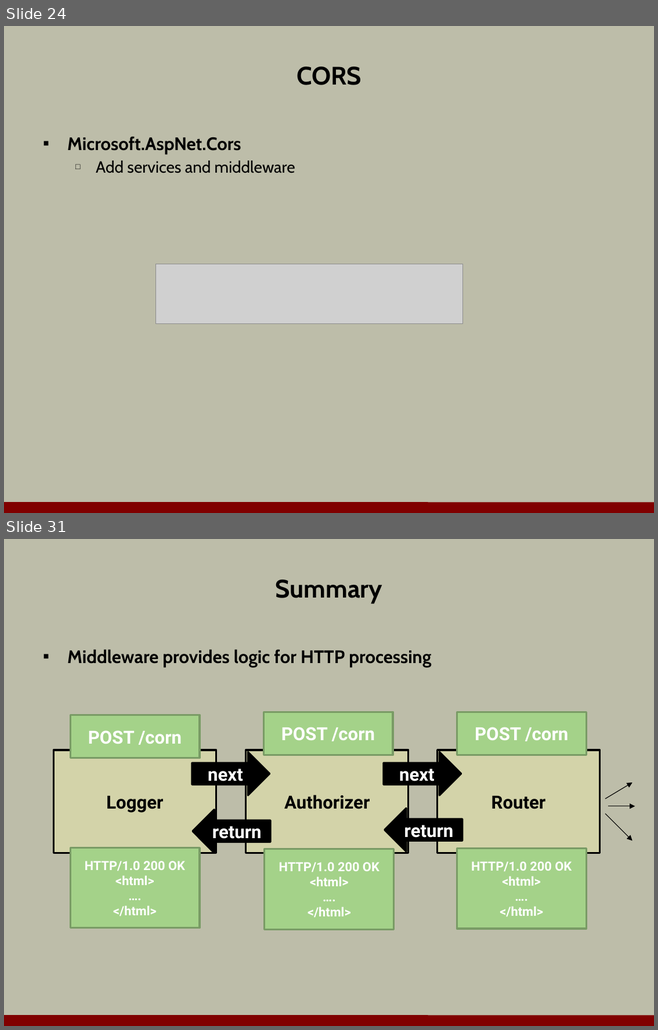
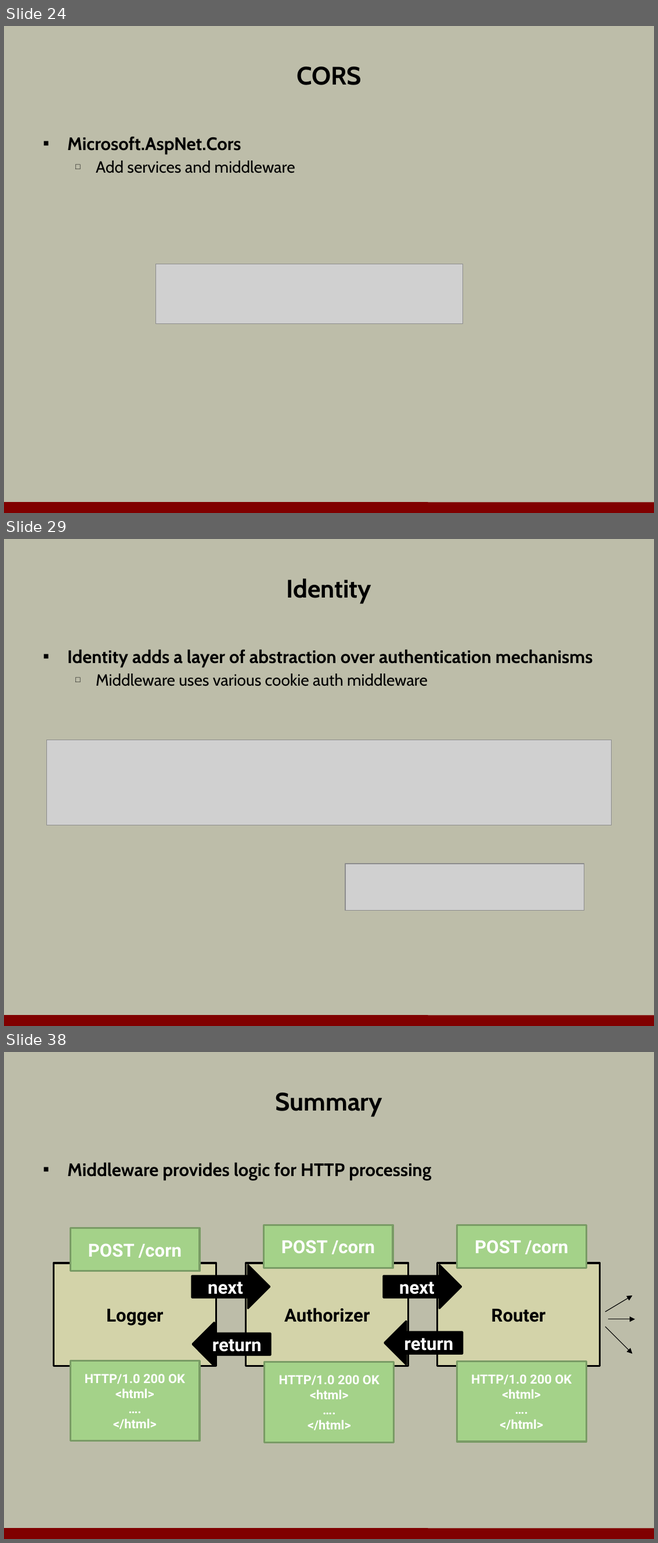
Before and after one commit to OdeToCode/classes, a slide deck: aspnet5/slides/a1_middleware.pptx. Shown one above the other, each under a label of ours: slides 24 and 31 before the commit, slides 24, 29 and 38 after it; the slides between them are not shown. The pictures are 658x1030 and 658x1543 pixels, drawn with LibreOffice and Linux fonts; fonts in the diff are those of the drawing; grey boxes stand for pictures; background and template pictures are left out. Boxes give left, top, right and bottom in pixels: in the first picture for what was removed or moved away, otherwise in the second. Text is boxed around its words. In the diff, an @@ line names an element or a change of style, - is before the commit and + after.

Commit message:
middleware slides complete

```diff
--- a/aspnet5/slides/a1_middleware.pptx
+++ b/aspnet5/slides/a1_middleware.pptx
@@ slide 29 added at <box>4,539,654,1026</box>, background #BDBDA9; not listed: 1 template element that a slide beside it also shows @@
@@ title added at <box>286,578,371,603</box>, 28 pt, text #000000, bold @@
+Identity
@@ text added at <box>67,649,593,686</box>, 20 pt, text #000000, bold @@
+▪ Identity adds a layer of abstraction over authentication mechanisms
+  □ Middleware uses various cookie auth middleware
@@ picture added at <box>47,740,611,825</box> @@
@@ picture added at <box>345,864,584,911</box> @@
@@ what was slide 31 is now slide 38 @@
```
Also in this commit, not shown: 2 slides changed, 10 other slides added, 4 slides removed.
